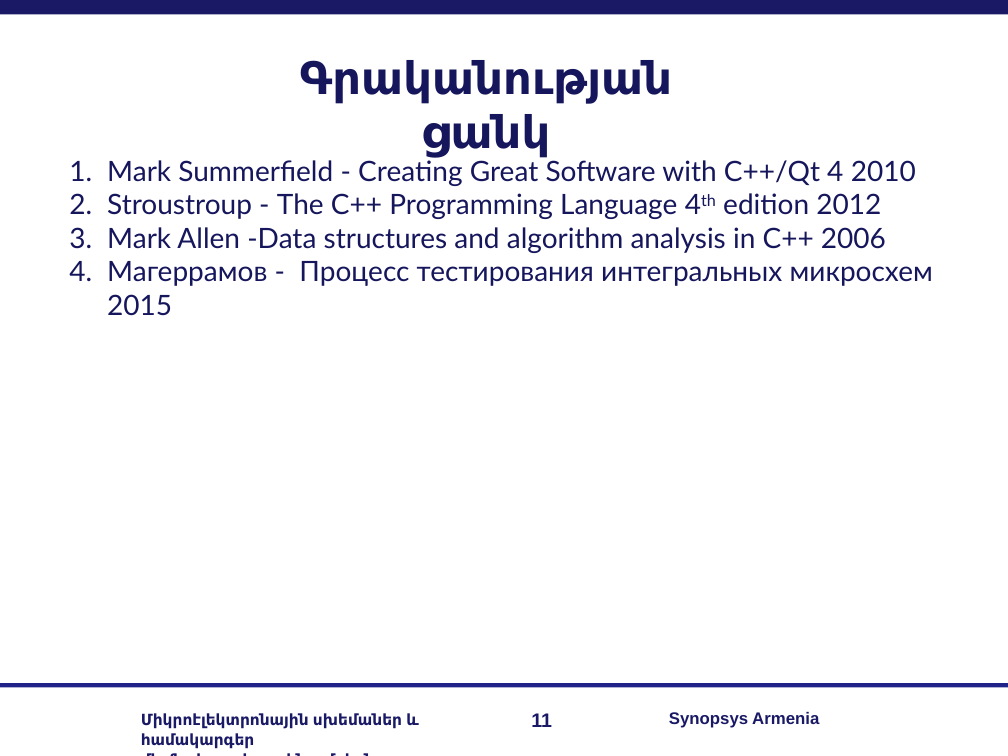
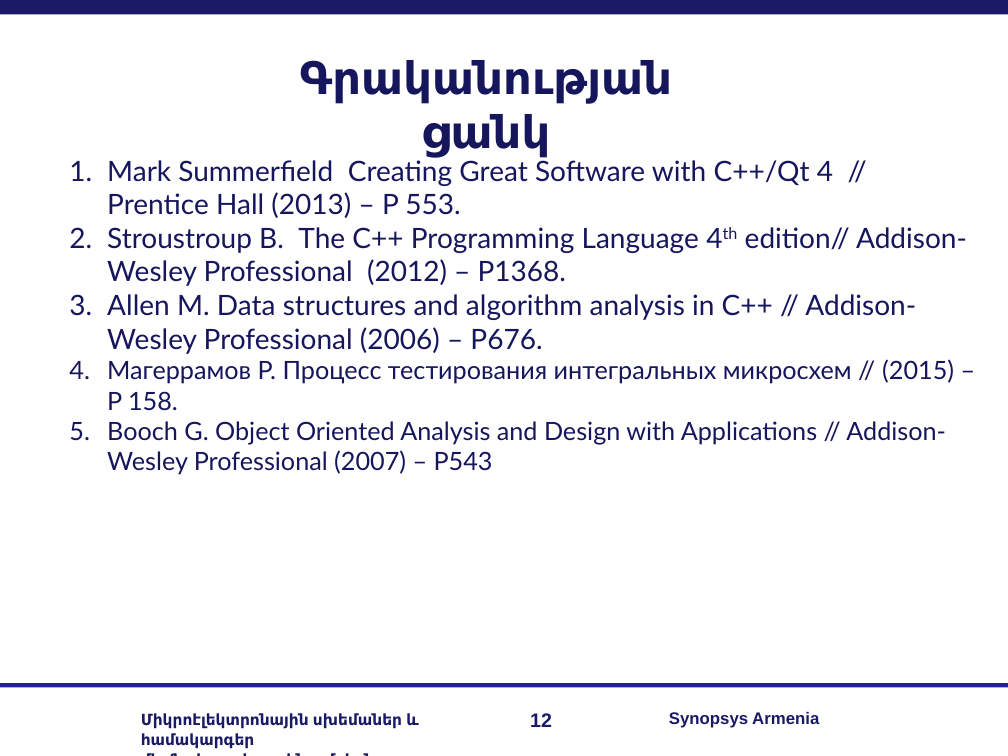
Before and after one commit to RazKarapetyan/Diploma_Final_Files, a slide deck: slide 12 of My Diploma/slides.ppt (slide 11 before the commit). Drawn at 1008x756 pixels with LibreOffice and Linux fonts; fonts in the diff are those of the drawing; background and template pictures are left out. Boxes give left, top, right and bottom in pixels: in the first picture for what was removed or moved away, otherwise in the second. Text is boxed around its words. In the diff, an @@ line names an element or a change of style, - is before the commit and + after.

Commit message:
Final fixes

```diff
--- a/My Diploma/slides.ppt
+++ b/My Diploma/slides.ppt
@@ text at <box>107,156,967,475</box>: text changed @@
-1. Mark Summerfield - Creating Great Software with C++/Qt 4 2010
-2. Stroustroup - The C++ Programming Language 4th edition 2012
-3. Mark Allen -Data structures and algorithm analysis in C++ 2006
-4. Магеррамов - Процесс тестирования интегральных микросхем 2015
+1. Mark Summerfield Creating Great Software with C++/Qt 4 // Prentice Hall (2013) – P 553.
+2. Stroustroup B. The C++ Programming Language 4th edition// Addison-Wesley Professional (2012) – P1368.
+3. Allen M. Data structures and algorithm analysis in C++ // Addison-Wesley Professional (2006) – P676.
+4. Магеррамов Р. Процесс тестирования интегральных микросхем // (2015) – P 158.
+5. Booch G. Object Oriented Analysis and Design with Applications // Addison-Wesley Professional (2007) – P543
@@ page number at <box>530,713,552,727</box>: text changed @@
-11
+12
```
Also in this commit, not shown: 6 other slides changed, 1 slide added.
